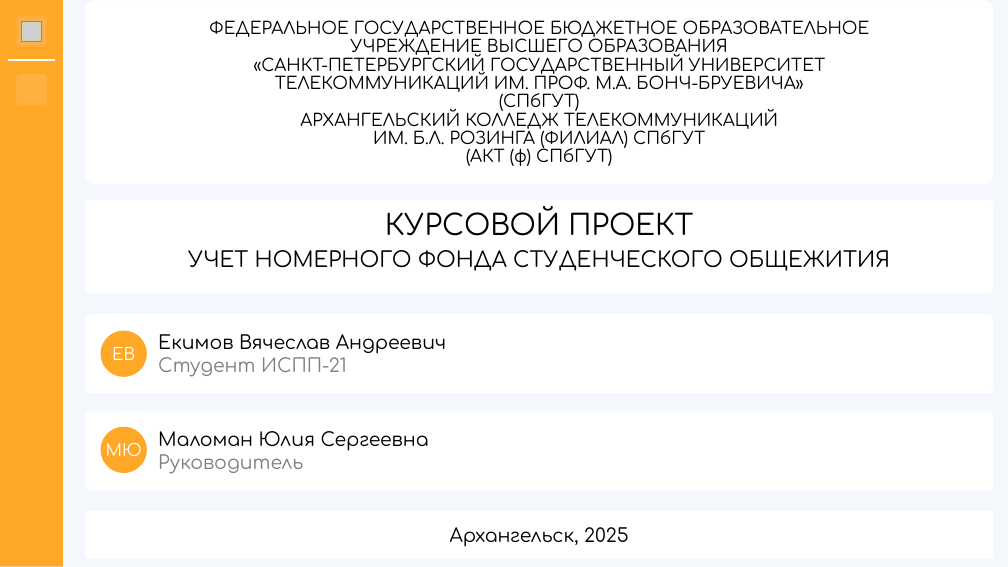
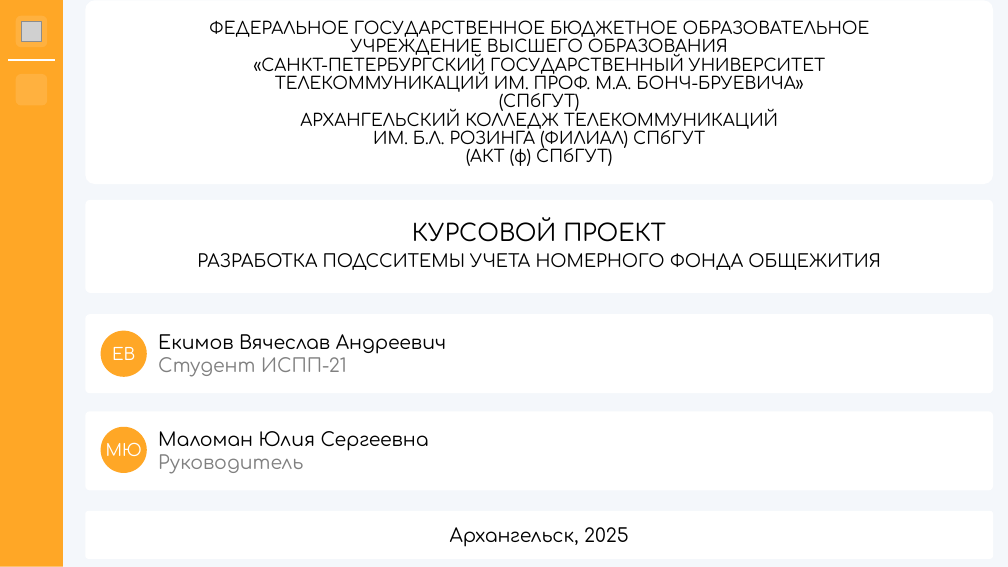
Before and after one commit to hhallva/cmdnt-website, a slide deck: slide 1 of КП/Презентация/Презентация.pptx. Drawn at 1008x567 pixels with LibreOffice and Linux fonts; fonts in the diff are those of the drawing; grey boxes stand for pictures; background and template pictures are left out. Boxes give left, top, right and bottom in pixels: in the first picture for what was removed or moved away, otherwise in the second. Text is boxed around its words. In the diff, an @@ line names an element or a change of style, - is before the commit and + after.

```diff
--- a/КП/Презентация/Презентация.pptx
+++ b/КП/Презентация/Презентация.pptx
@@ text "КУРСОВОЙ ПРОЕКТ": place and size @@
-text "КУРСОВОЙ ПРОЕКТ" at bbox=[188, 206, 890, 271]
+text "КУРСОВОЙ ПРОЕКТ" at bbox=[197, 217, 881, 270]
@@ text at bbox=[412, 217, 666, 242]: size 27.2 to 22.4 pt in "КУРСОВОЙ ПРОЕКТ"; line spacing 0.8 to 0.7 @@
@@ text at bbox=[197, 253, 881, 270]: text changed; size 20.4 to 16.8 pt @@
-УЧЕТ НОМЕРНОГО ФОНДА СТУДЕНЧЕСКОГО ОБЩЕЖИТИЯ
+РАЗРАБОТКА ПОДССИТЕМЫ УЧЕТА НОМЕРНОГО ФОНДА ОБЩЕЖИТИЯ
```
Also in this commit, not shown: 9 other slides changed, 1 slide removed, 2 other files.
